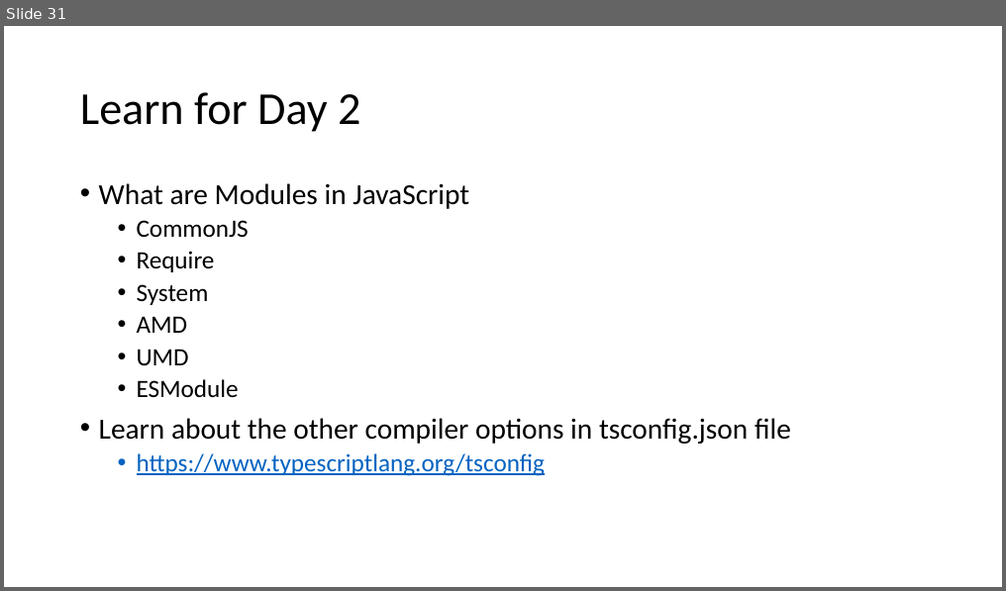
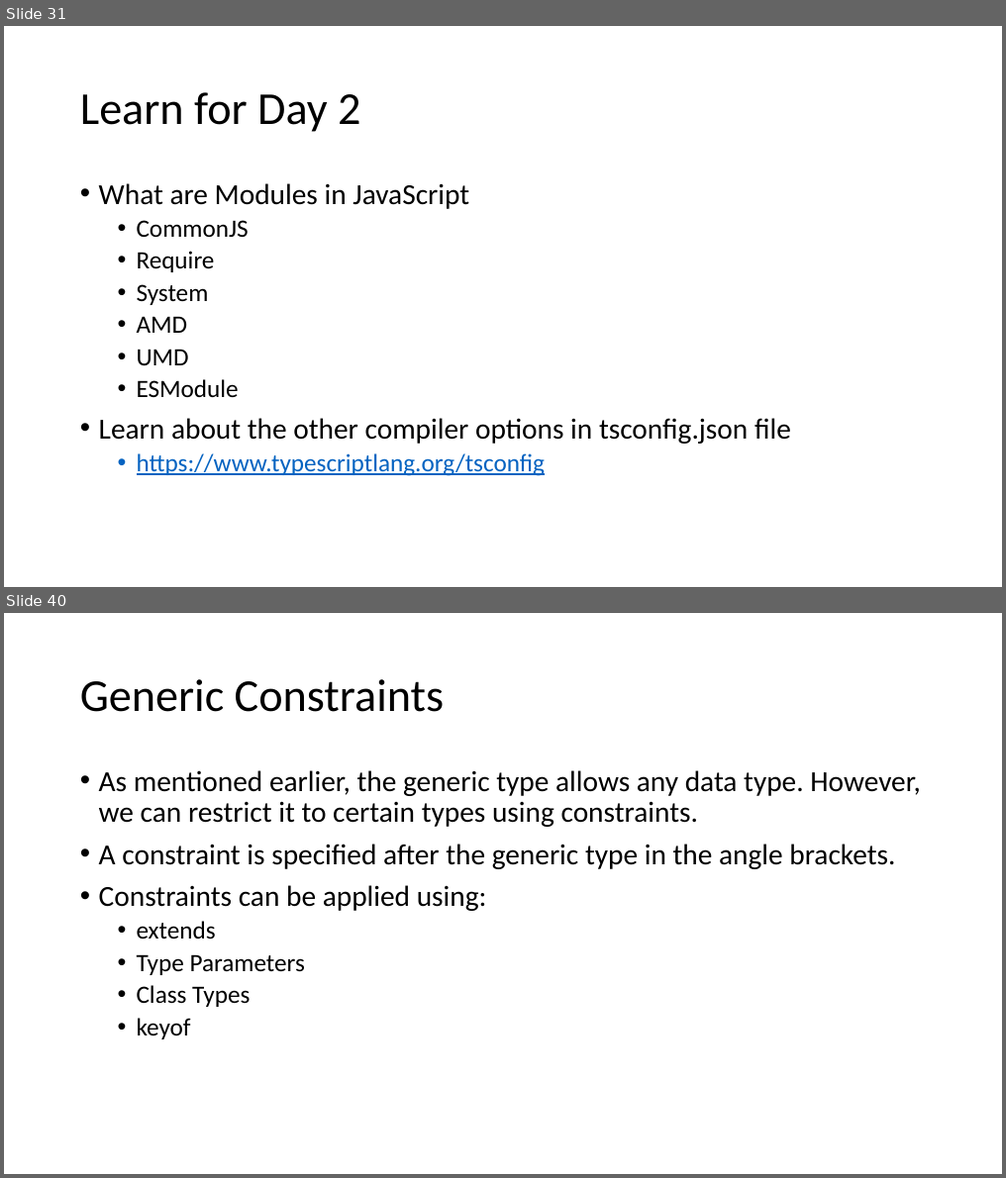
Before and after one commit to manishvbn/TypeScript_Jun22, a slide deck: Notes/TypeScript.pptx. Shown one above the other, each under a label of ours: slide 31 before the commit, slides 31 and 40 after it; the slides between them are not shown. The pictures are 1006x591 and 1006x1178 pixels, drawn with LibreOffice and Linux fonts; fonts in the diff are those of the drawing. Boxes give left, top, right and bottom in pixels: in the first picture for what was removed or moved away, otherwise in the second. Text is boxed around its words. In the diff, an @@ line names an element or a change of style, - is before the commit and + after.

```diff
--- a/Notes/TypeScript.pptx
+++ b/Notes/TypeScript.pptx
@@ slide 40 added at <box>4,613,1002,1174</box>, background #FFFFFF @@
@@ title added at <box>80,679,445,712</box>, 44 pt, text #000000 @@
+Generic Constraints
@@ text added at <box>99,770,920,1040</box>, 28 pt, text #000000 @@
+• As mentioned earlier, the generic type allows any data type. However, we can restrict it to certain types using constraints.
+• A constraint is specified after the generic type in the angle brackets.
+• Constraints can be applied using:
+  • extends
+  • Type Parameters
+  • Class Types
+  • keyof
```
Also in this commit, not shown: 22 other slides added.
